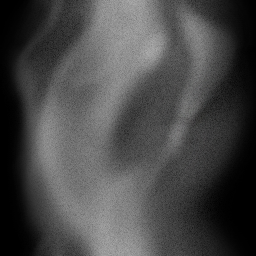
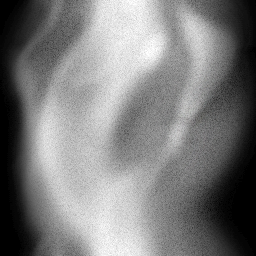
The second 256x256 image is a revision of the first. Changes to its layers:
pixels changed over [0, 0, 256, 256] (layer not identified)
